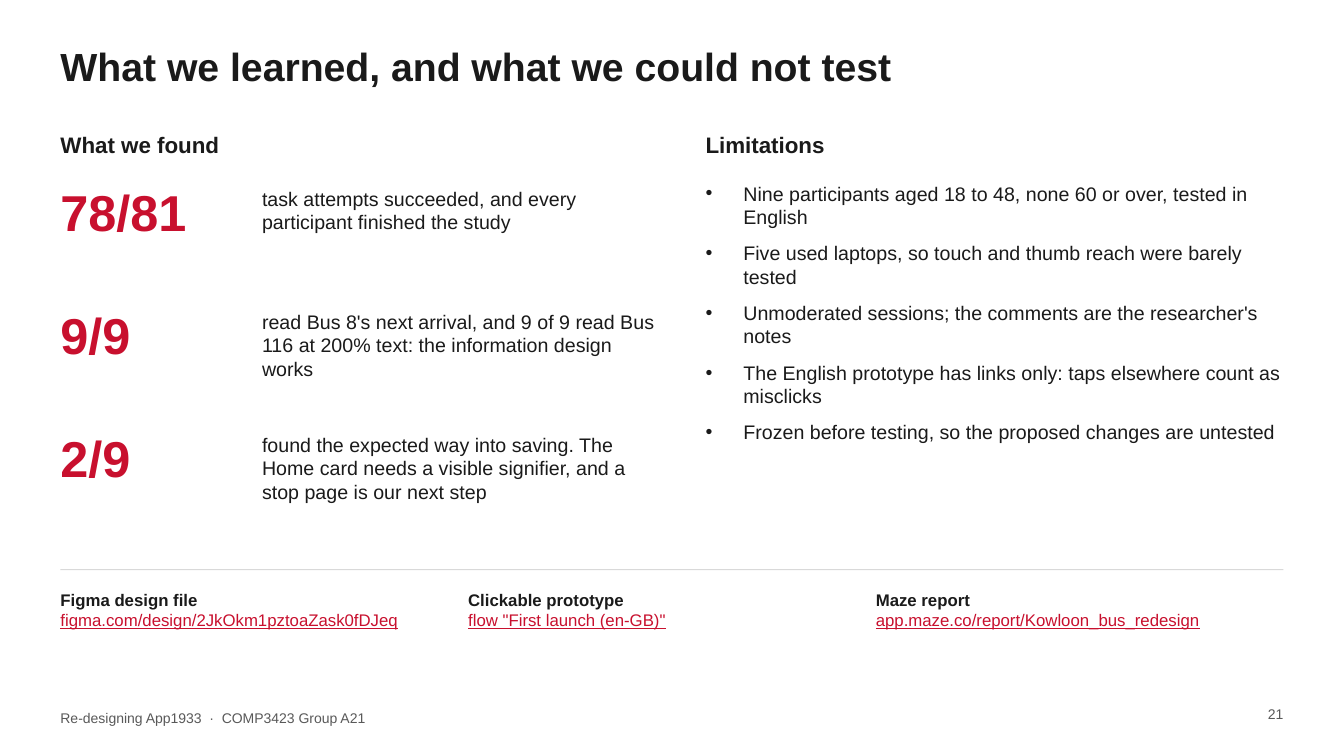
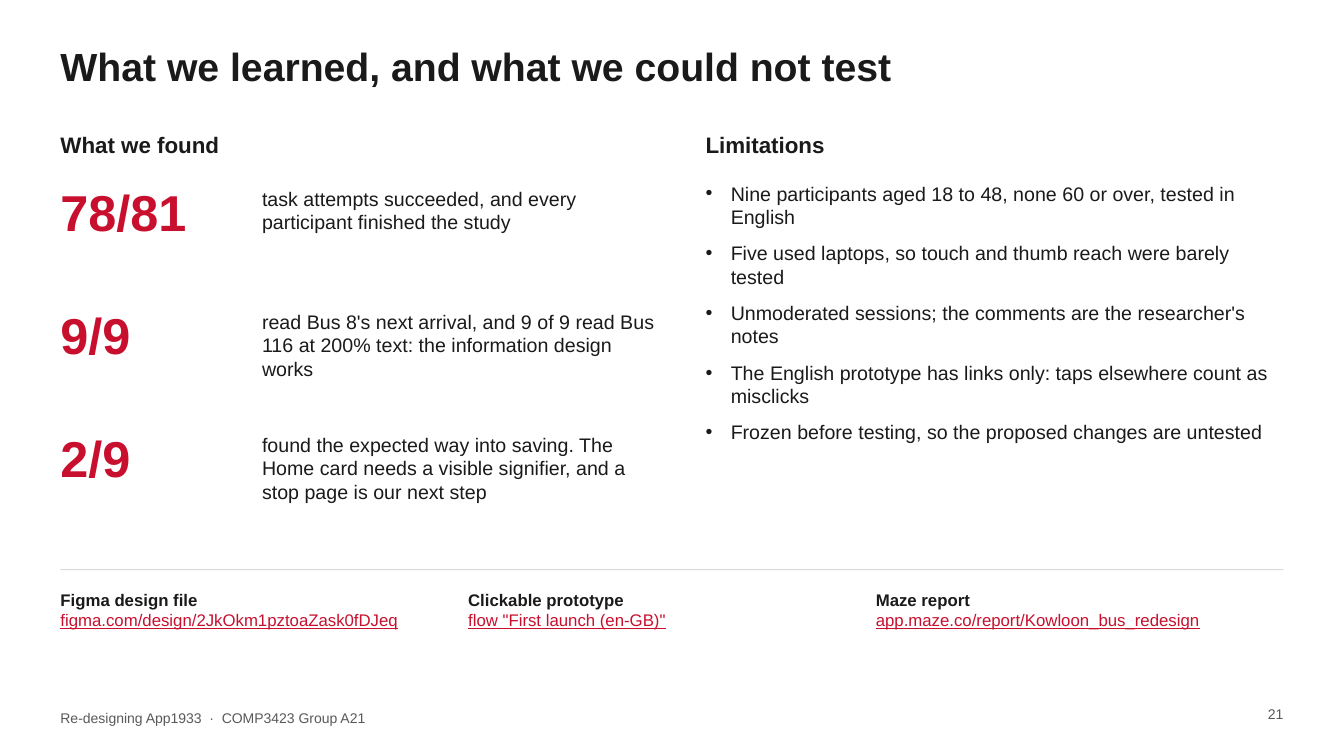
Before and after one commit to HaochenFa/COMP3423-HCI, a slide deck: slide 21 of slides/COMP3423_App1933_Presentation.pptx. Drawn at 1344x756 pixels with LibreOffice and Linux fonts; fonts in the diff are those of the drawing. Boxes give left, top, right and bottom in pixels: in the first picture for what was removed or moved away, otherwise in the second. Text is boxed around its words. In the diff, an @@ line names an element or a change of style, - is before the commit and + after.

```diff
--- a/slides/COMP3423_App1933_Presentation.pptx
+++ b/slides/COMP3423_App1933_Presentation.pptx
@@ text "Nine participants aged 18 to ..." at box(731, 186, 1268, 443): indent changed; less space between paragraphs @@
```
Also in this commit, not shown: 8 other slides changed, 2 other files.
